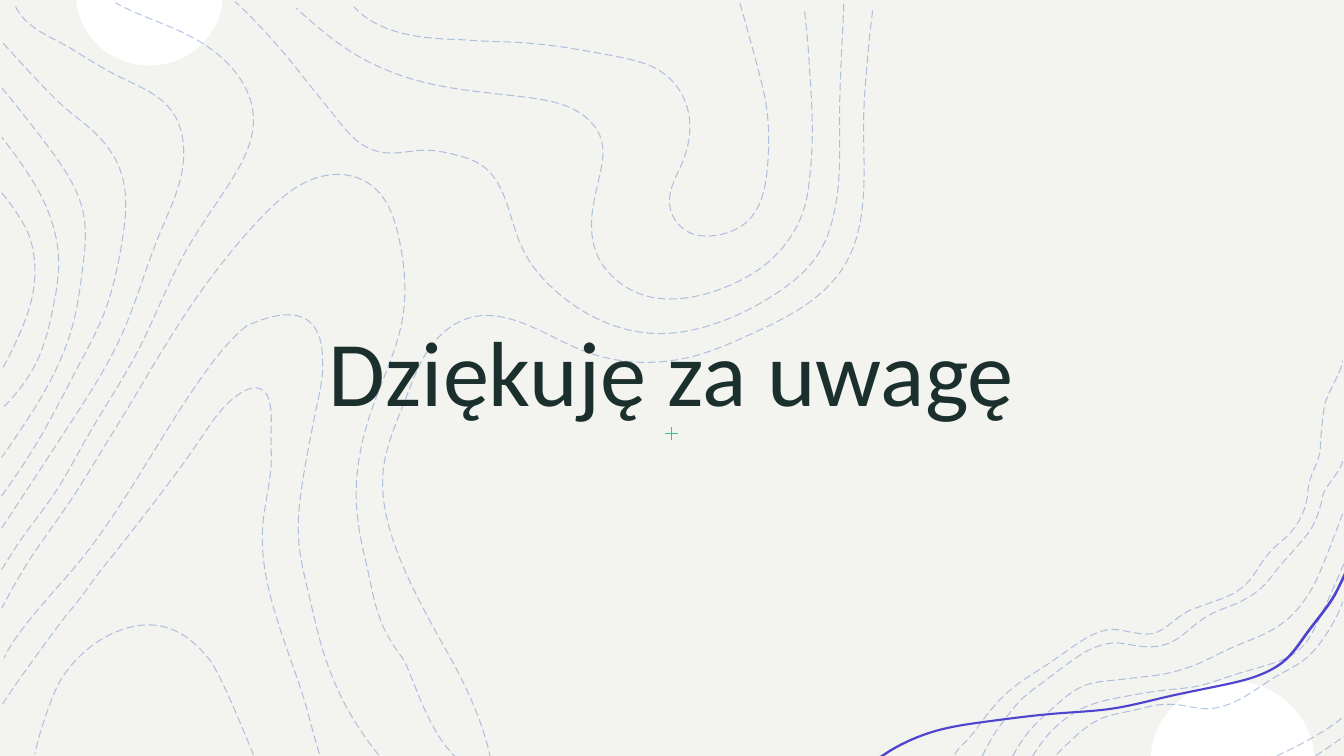
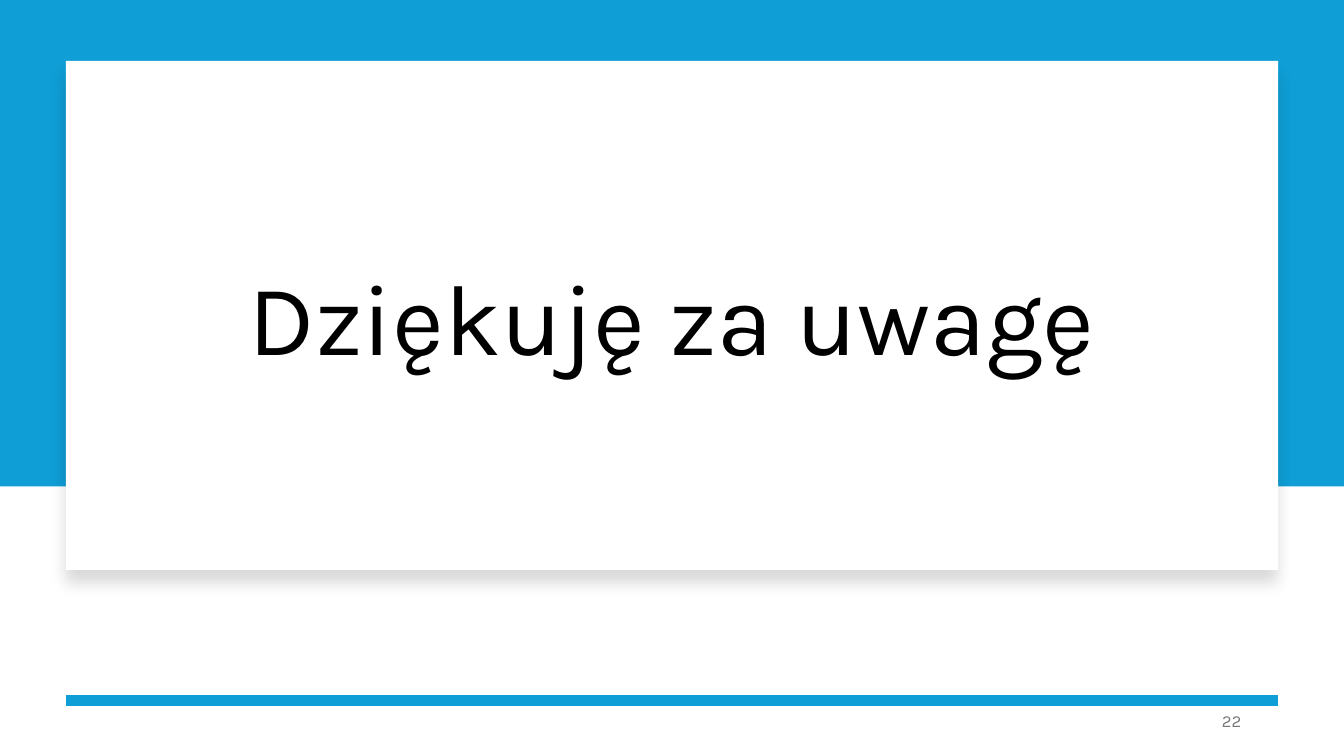
Before and after one commit to KyattPL/masters-backup, a slide deck: slide 22 of Seminarium Dyplomowe/Seminarium dyplomowe - prezka 1.pptx (slide 16 before the commit). Drawn at 1344x756 pixels with LibreOffice and Linux fonts; fonts in the diff are those of the drawing. Boxes give left, top, right and bottom in pixels: in the first picture for what was removed or moved away, otherwise in the second. Text is boxed around its words. In the diff, an @@ line names an element or a change of style, - is before the commit and + after.

```diff
--- a/Seminarium Dyplomowe/Seminarium dyplomowe - prezka 1.pptx
+++ b/Seminarium Dyplomowe/Seminarium dyplomowe - prezka 1.pptx
@@ rectangle resized from (x1=0, y1=0, x2=1344, y2=756) to (x1=0, y1=0, x2=1344, y2=487) @@
@@ rectangle at (x1=0, y1=0, x2=1344, y2=487): fill #FFFFFF to #0F9ED5; outline #F2F2F2 1 pt to none @@
@@ freeform shape removed at (x1=1, y1=2, x2=219, y2=341) @@
@@ freeform shape removed at (x1=1, y1=2, x2=152, y2=293) @@
@@ freeform shape removed at (x1=1, y1=2, x2=219, y2=341) @@
@@ freeform shape removed at (x1=1, y1=2, x2=152, y2=293) @@
@@ group removed at (x1=0, y1=0, x2=874, y2=756): 18 freeform shapes @@
@@ freeform shape removed at (x1=1, y1=75, x2=44, y2=261) @@
@@ freeform shape removed at (x1=1, y1=75, x2=44, y2=261) @@
@@ rectangle resized from (x1=0, y1=0, x2=1344, y2=756) to (x1=66, y1=60, x2=1278, y2=570) @@
@@ rectangle at (x1=66, y1=60, x2=1278, y2=570): fill #F3F3F0 to #FFFFFF; shadow on @@
@@ title "Dziękuję za uwagę" moved from (x1=329, y1=330, x2=1013, y2=429) to (x1=249, y1=285, x2=1095, y2=379) @@
@@ title "Dziękuję za uwagę" at (x1=249, y1=285, x2=1095, y2=379): size 66 to 72 pt, font Calibri to Karla, text colour #1B302C to #000000; line spacing 1 to 0.9; vertical alignment bottom to middle @@
@@ line removed from (665, 434) to (679, 434) @@
@@ line removed from (671, 427) to (671, 441) @@
@@ group removed at (x1=977, y1=462, x2=1339, y2=756): 5 freeform shapes @@
@@ group removed at (x1=977, y1=462, x2=1339, y2=756): 5 freeform shapes @@
@@ freeform shape removed at (x1=879, y1=573, x2=1344, y2=756) @@
@@ group removed at (x1=880, y1=361, x2=1344, y2=756): 9 freeform shapes @@
@@ freeform shape removed at (x1=1151, y1=681, x2=1315, y2=755) @@
@@ line added from (1278, 701) to (66, 701), #0F9ED5 8 pt @@
@@ page number added at (x1=1222, y1=716, x2=1241, y2=727), 12 pt, text #797979 @@
+22
```
Also in this commit, not shown: 6 other slides changed, 15 slides added, 9 slides removed.
